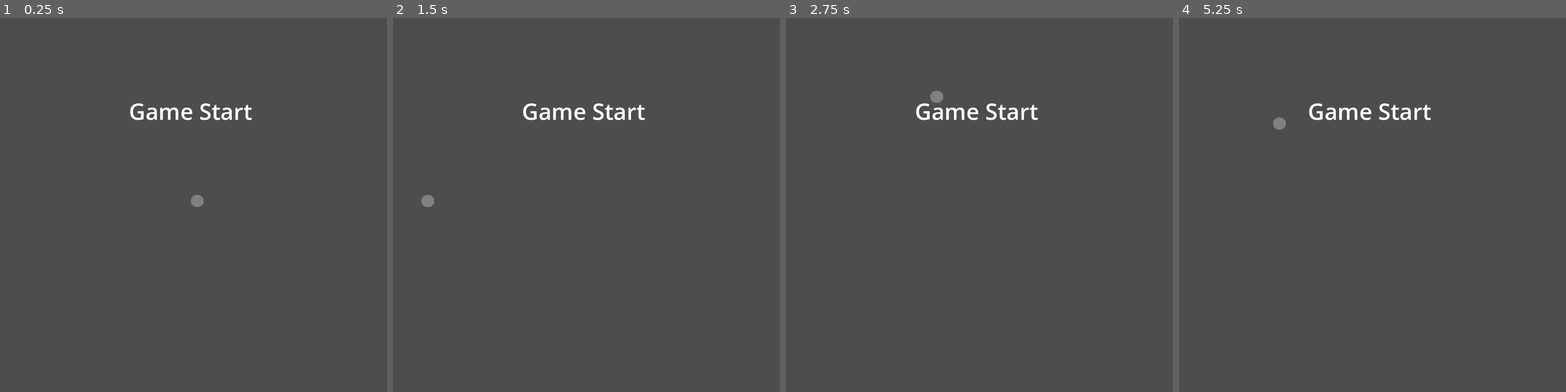
Above: before the commit, frames 1-4 (left to right).
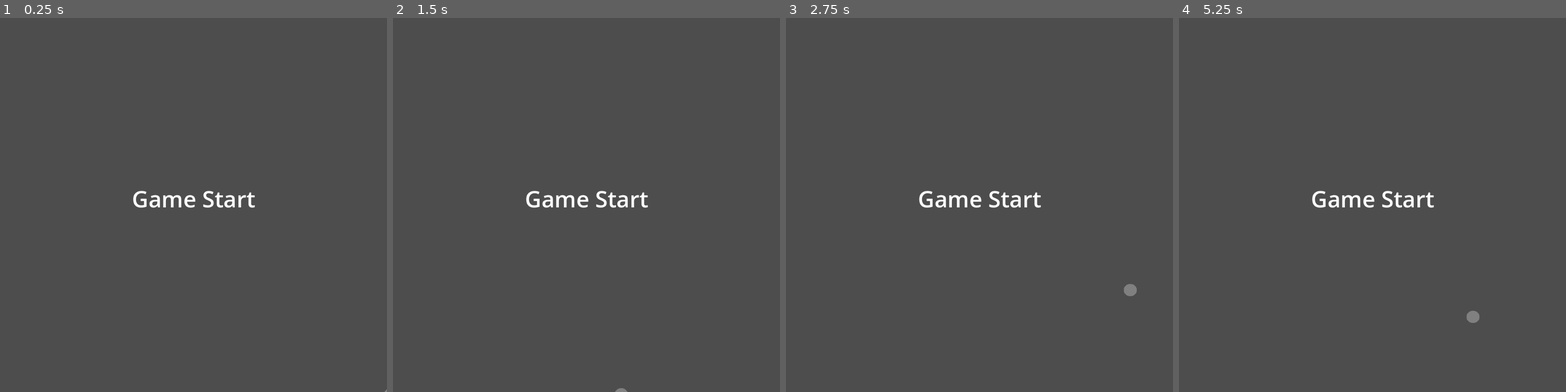
Above: after the commit, the same moments.

Repository: Darrin-Lin/NGJ2025-Go-Dot
Game: Godot game, scene res://start.tscn
The game is run twice, just before and just after one commit, with the same random seed, the same clock (stepped at 60 frames per second) and the same inputs.
Inputs (mouse positions are in pixels of both pictures, inside the frame that each line leads up to):
- Up to frame 1 (0.25 s): no input
- Up to frame 2 (1.5 s): tap Enter at 0.5 s; move the mouse to (671, 178) at 0.52 s; click (671, 178) at 0.67 s; tap Space at 1.25 s; move the mouse to (509, 216) at 1.27 s; click (509, 216) at 1.42 s
- Up to frame 3 (2.75 s): tap Enter at 2 s; move the mouse to (1018, 115) at 2.02 s; click (1018, 115) at 2.17 s
- Up to frame 4 (5.25 s): tap Space at 2.75, 4.25 s; move the mouse to (1353, 276) at 2.77 s; click (1353, 276) at 2.92 s; tap Enter at 3.5 s; move the mouse to (1488, 257) at 3.52 s; click (1488, 257) at 3.67 s; move the mouse to (1256, 141) at 4.27 s; click (1256, 141) at 4.42 s; move the mouse to (1391, 197) at 5.02 s; click (1391, 197) at 5.17 s

The runs differ from the first frame. In frame 1, 1.2% of the frame differs, in the area x 33-100%, y 22-100%; in frame 2, 1.2%; in frame 3, 1.3%, in the area x 33-91%, y 19-75%; in frame 4, 1.3%.

Commit message:
feat: start scene.

Diff:
--- a/start.tscn
+++ b/start.tscn
@@ -6,15 +6,18 @@
 position = Vector2(10, 6)
 
 [node name="dot" type="Node2D" parent="."]
-position = Vector2(62, 136.5)
+position = Vector2(-10, -6)
 scale = Vector2(0.546875, 0.507812)
 script = ExtResource("1_ots34")
 
 [node name="Game start" type="Label" parent="."]
-offset_left = 331.0
-offset_top = 232.0
-offset_right = 657.0
-offset_bottom = 315.0
+offset_left = -173.0
+offset_top = -48.0
+offset_right = 153.0
+offset_bottom = 35.0
 theme_override_font_sizes/font_size = 60
 text = "Game Start"
 horizontal_alignment = 1
+
+[node name="Camera2D" type="Camera2D" parent="."]
+position = Vector2(-10, -6)
